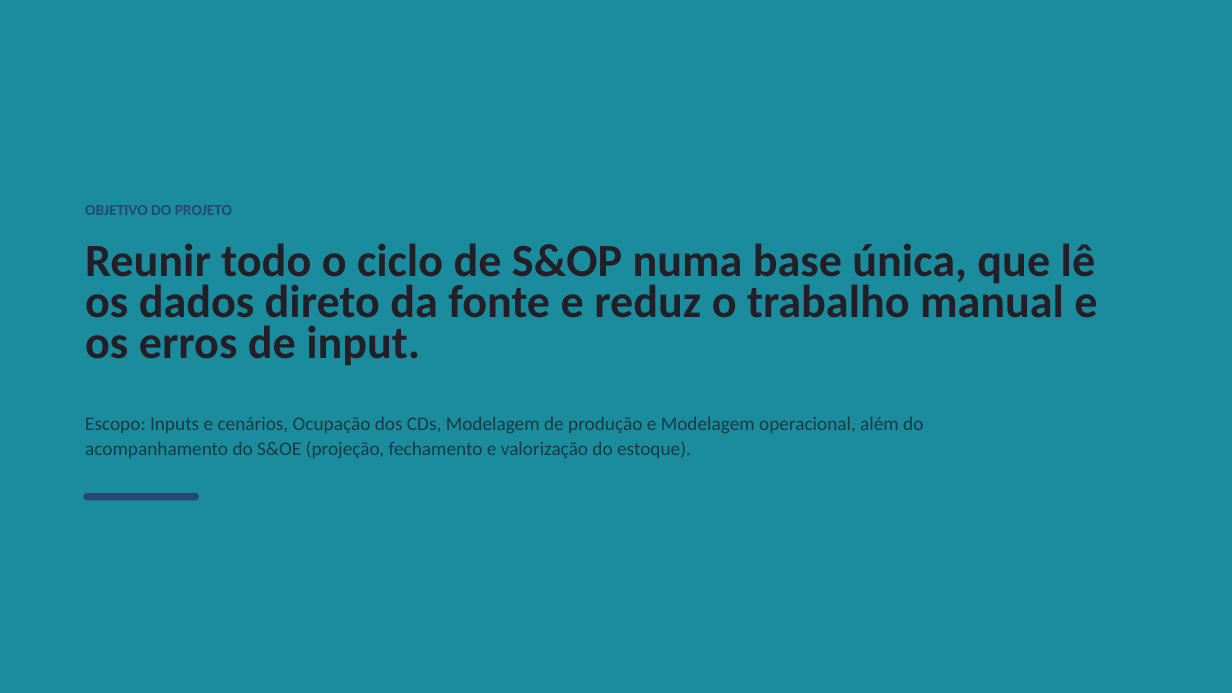
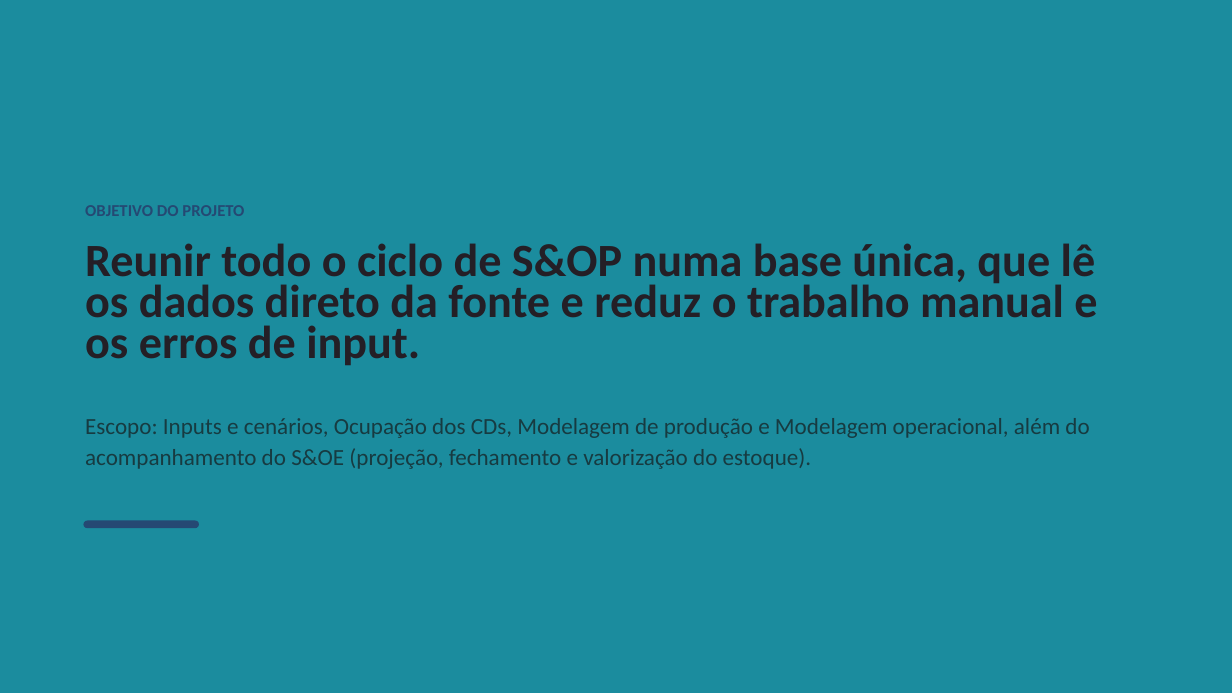
Before and after one commit to victortamay-hash/testeOSNI, a slide deck: slide 3 of Programa_Estagio_VictorEhitiItimuraTamay.pptx. Drawn at 1232x693 pixels with LibreOffice and Linux fonts; fonts in the diff are those of the drawing. Boxes give left, top, right and bottom in pixels: in the first picture for what was removed or moved away, otherwise in the second. Text is boxed around its words. In the diff, an @@ line names an element or a change of style, - is before the commit and + after.

```diff
--- a/Programa_Estagio_VictorEhitiItimuraTamay.pptx
+++ b/Programa_Estagio_VictorEhitiItimuraTamay.pptx
@@ text "OBJETIVO DO PROJETO" at [85, 205, 244, 216]: size 18 to 19.5 pt @@
@@ text "Escopo: Inputs e cenários, Ocupação ..." at [85, 418, 1089, 469]: size 22.5 to 27 pt @@
@@ rounded rectangle: place and size @@
-rounded rectangle at [83, 493, 199, 500]
+rounded rectangle at [83, 521, 199, 528]
```
Also in this commit, not shown: 10 other slides changed, 3 slides added.
